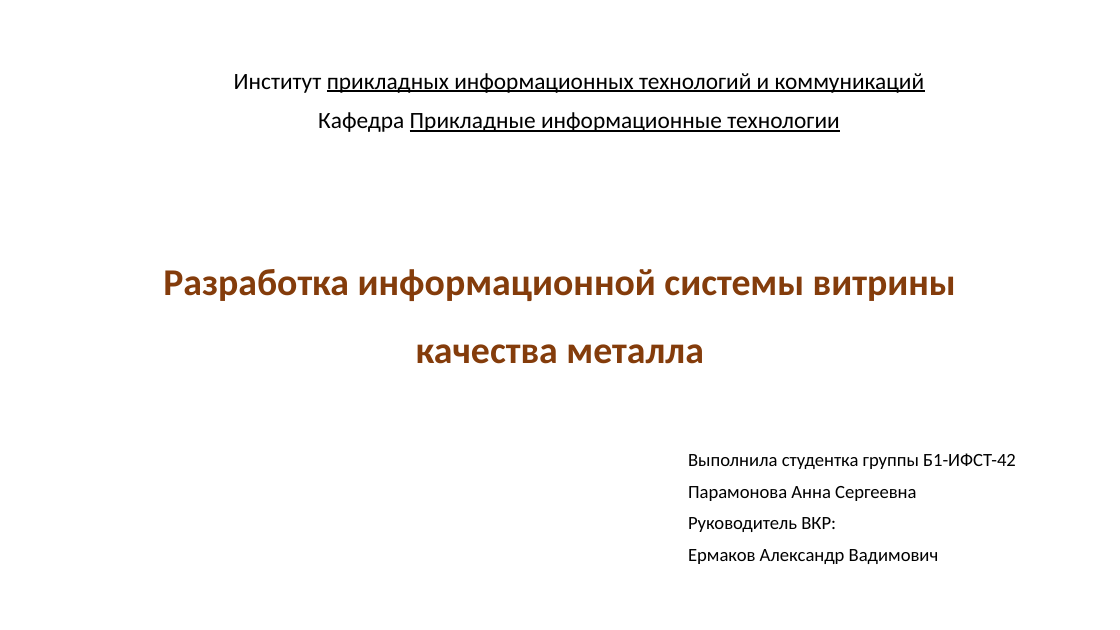
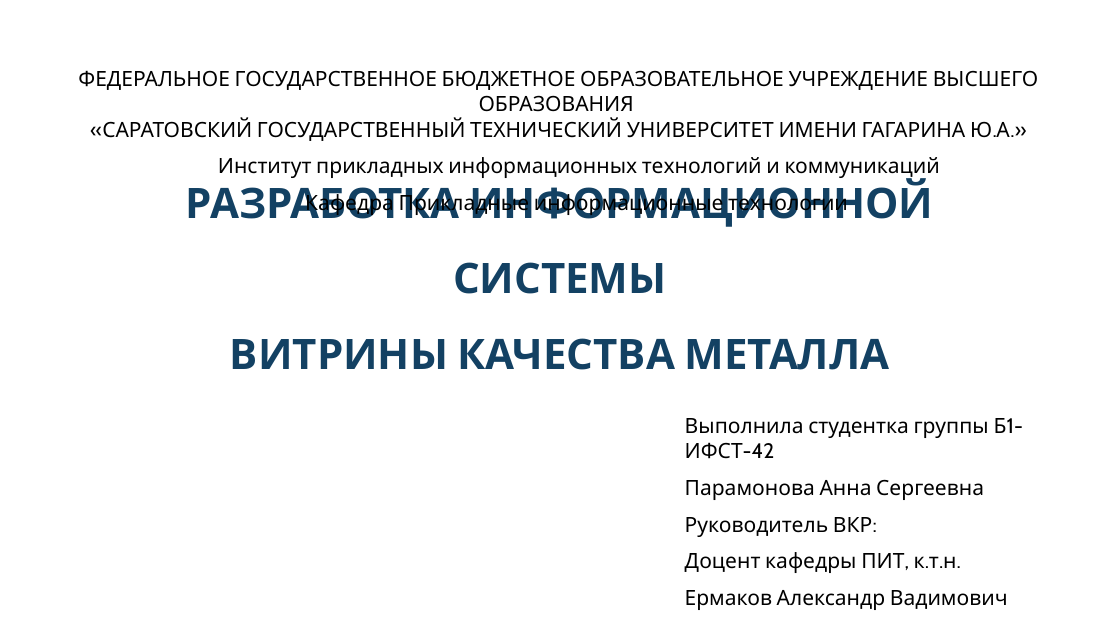
Before and after one commit to koshachya-myatka/vkr, a slide deck: slide 1 of Документы/Защита_Парамонова_АС.pptx. Drawn at 1120x630 pixels with LibreOffice and Linux fonts; fonts in the diff are those of the drawing. Boxes give left, top, right and bottom in pixels: in the first picture for what was removed or moved away, otherwise in the second. Text is boxed around its words. In the diff, an @@ line names an element or a change of style, - is before the commit and + after.

```diff
--- a/Документы/Защита_Парамонова_АС.pptx
+++ b/Документы/Защита_Парамонова_АС.pptx
@@ text at [78,70,1039,141]: paragraphs added @@
+ФЕДЕРАЛЬНОЕ ГОСУДАРСТВЕННОЕ БЮДЖЕТНОЕ ОБРАЗОВАТЕЛЬНОЕ УЧРЕЖДЕНИЕ ВЫСШЕГО ОБРАЗОВАНИЯ
+«САРАТОВСКИЙ ГОСУДАРСТВЕННЫЙ ТЕХНИЧЕСКИЙ УНИВЕРСИТЕТ ИМЕНИ ГАГАРИНА Ю.А.»
@@ title at [186,178,933,370]: text changed; size 32.4 to 36 pt; font Calibri to Cabin; text colour #843C0B to #134163 @@
-Разработка информационной системы витрины качества металла
+РАЗРАБОТКА ИНФОРМАЦИОННОЙ СИСТЕМЫ
+ВИТРИНЫ КАЧЕСТВА МЕТАЛЛА
@@ text at [218,157,940,217]: size 20 to 18 pt, font Calibri to Cabin in "Институт прикладных информационных технологий и коммуникаций", "Кафедра Прикладные информационные технологии"; underline off in "прикладных информационных технологий и коммуникаций", "Прикладные информационные технологии" @@
@@ subtitle "Выполнила студентка группы Б1-ИФСТ-42": place and size @@
-subtitle "Выполнила студентка группы Б1-ИФСТ-42" at [688,453,1016,564]
+subtitle "Выполнила студентка группы Б1-ИФСТ-42" at [685,418,1008,610]
@@ subtitle at [685,418,1008,610]: size 16 to 18 pt, font Calibri to Cabin in "Выполнила студентка группы Б1-ИФСТ-42", "Парамонова Анна Сергеевна", "Руководитель ВКР:", "Ермаков Александр Вадимович"; line spacing 0.9 to 1 @@
@@ subtitle at [685,552,956,573]: paragraph added @@
+Доцент кафедры ПИТ, к.т.н.
```
Also in this commit, not shown: 6 other slides changed, 7 slides added, 10 slides removed, 11 other files.
